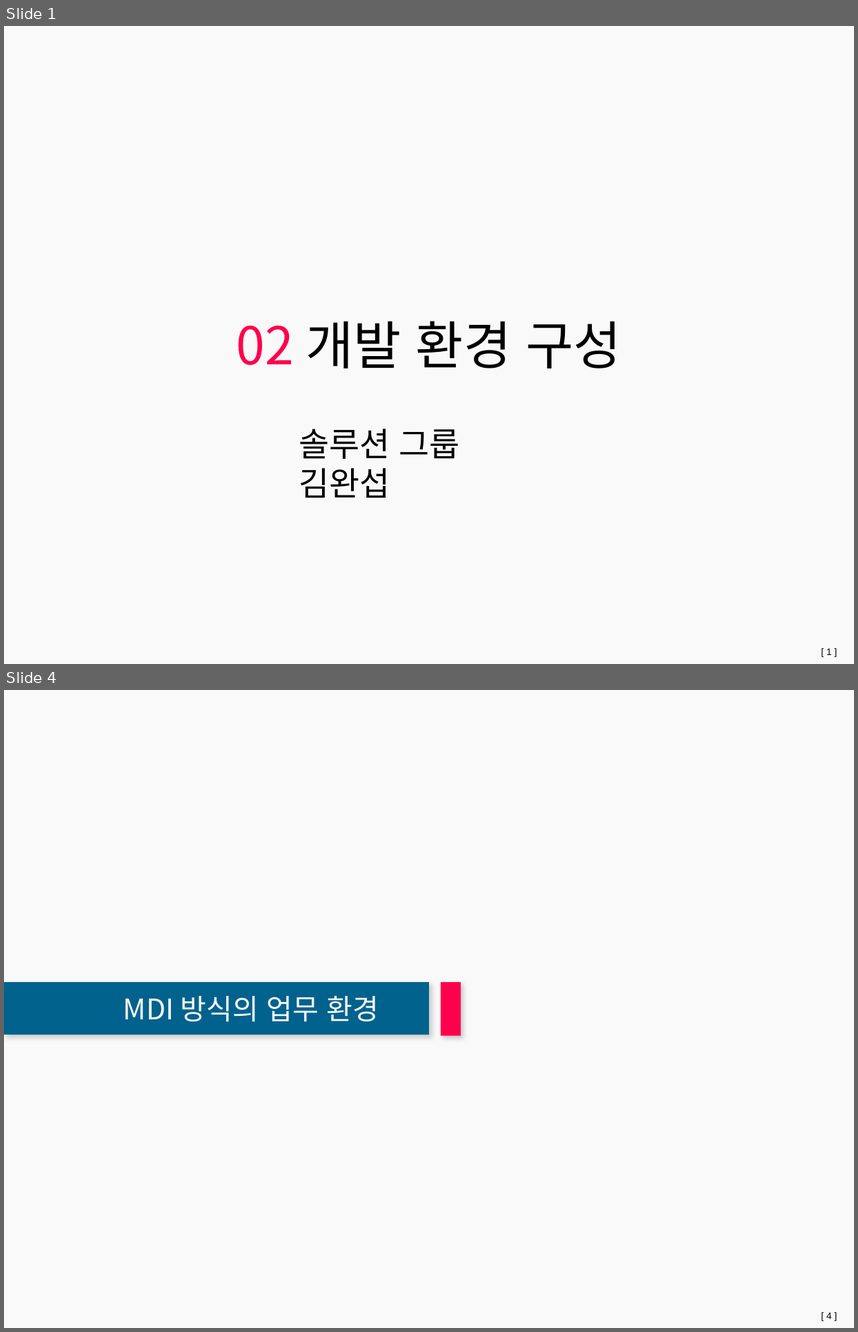
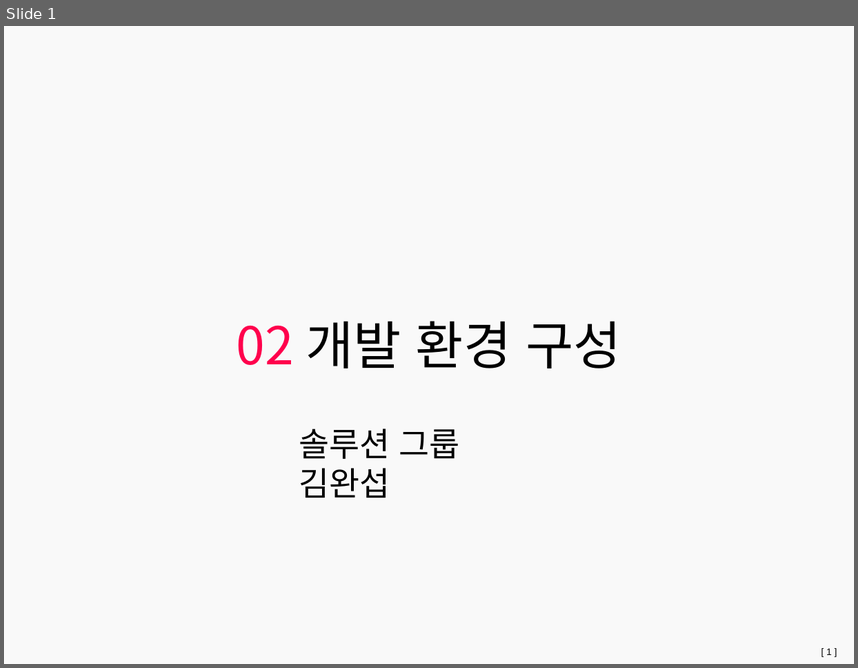
Before and after one commit to wasa-bee/smartsuite9.1_video_edu, a slide deck: 02 개발 환경 구성.pptx. Shown one above the other, each under a label of ours: slides 1 and 4 before the commit, slide 1 after it; the slides between them are not shown. The pictures are 858x1332 and 858x668 pixels, drawn with LibreOffice and Linux fonts; fonts in the diff are those of the drawing; background and template pictures are left out. Boxes give left, top, right and bottom in pixels: in the first picture for what was removed or moved away, otherwise in the second. Text is boxed around its words. In the diff, an @@ line names an element or a change of style, - is before the commit and + after.

```diff
--- a/02 개발 환경 구성.pptx
+++ b/02 개발 환경 구성.pptx
@@ slide 4 removed at [4,690,854,1328], background #F9F9F9; not listed: 1 template element that a slide beside it also shows @@
@@ text removed at [4,982,429,1034] @@
-MDI 방식의 업무 환경
@@ rectangle removed at [441,983,461,1036] @@
```
Also in this commit, not shown: 5 other slides removed, 2 other files.
